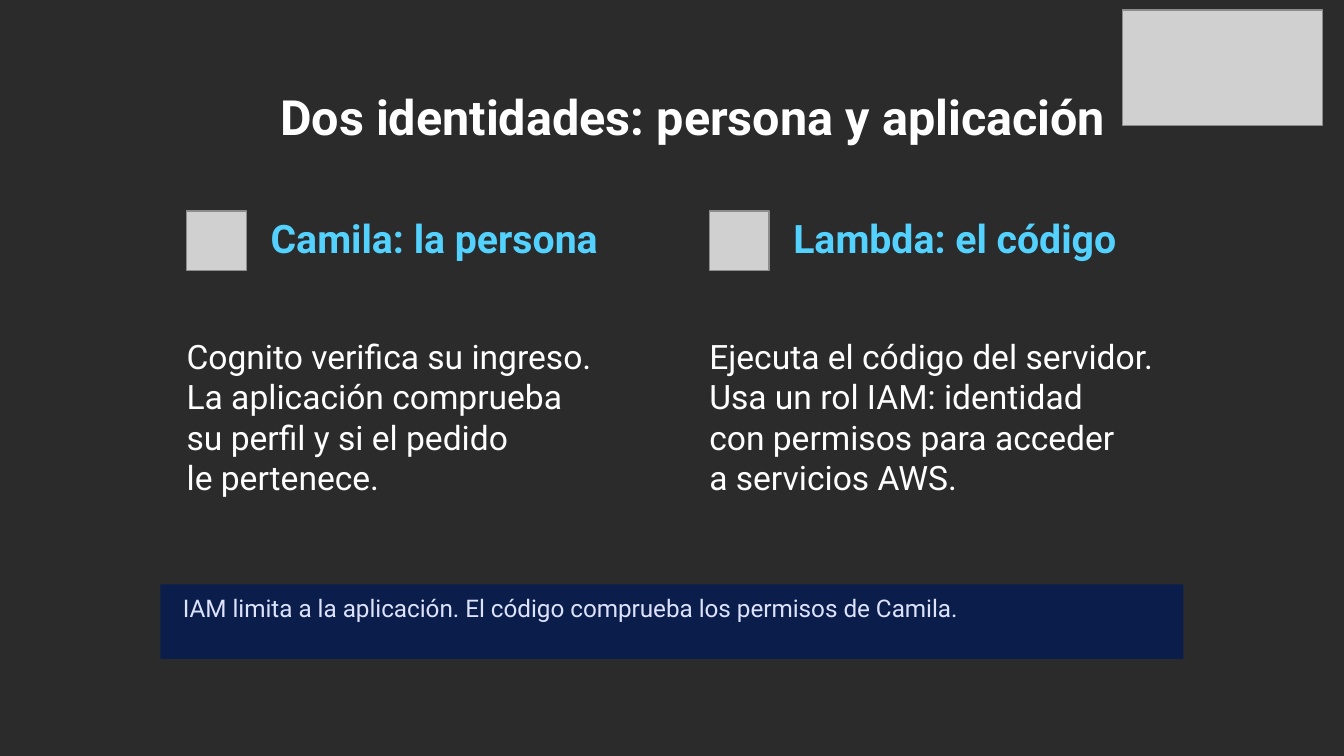
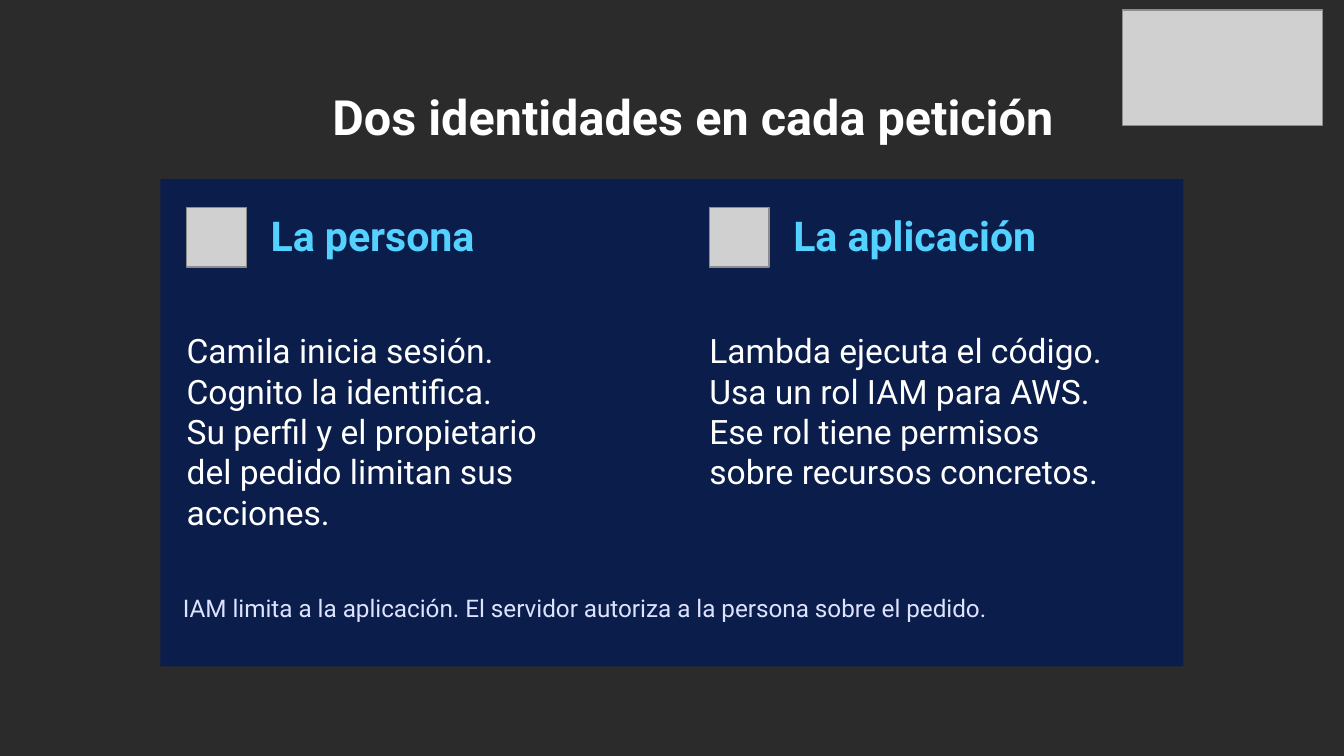
Before and after one commit to dannyfriz/aws-ecommerce-agent-demo, a slide deck: slide 5 of docs/presentaciones/Danny_Friz_SCD_2026_arquitectura_IA.pptx (slide 11 before the commit). Drawn at 1344x756 pixels with LibreOffice and Linux fonts; fonts in the diff are those of the drawing; grey boxes stand for pictures; background and template pictures are left out; a plain dark background stands for a picture behind light text. Boxes give left, top, right and bottom in pixels: in the first picture for what was removed or moved away, otherwise in the second. Text is boxed around its words. In the diff, an @@ line names an element or a change of style, - is before the commit and + after.

Commit message:
docs: alinear la charla con identidad y gobierno de accesos

```diff
--- a/docs/presentaciones/Danny_Friz_SCD_2026_arquitectura_IA.pptx
+++ b/docs/presentaciones/Danny_Friz_SCD_2026_arquitectura_IA.pptx
@@ text at <box>332,98,1054,145</box>: text changed @@
-Dos identidades: persona y aplicación
+Dos identidades en cada petición
@@ rectangle: place and size @@
-rectangle at <box>160,585,1183,660</box>
+rectangle at <box>160,179,1183,665</box>
@@ picture: place and size @@
-picture at <box>187,211,246,270</box>
+picture at <box>187,207,246,266</box>
@@ picture: place and size @@
-picture at <box>710,211,769,270</box>
+picture at <box>710,207,769,266</box>
@@ text at <box>271,222,474,260</box>: text changed; size 21 to 22 pt @@
-Camila: la persona
+La persona
@@ text removed at <box>793,223,1117,261</box> @@
-Lambda: el código
@@ text added at <box>793,220,1037,260</box>, 22 pt, text #53D2FF, bold @@
+La aplicación
@@ text at <box>187,337,537,526</box>: text changed @@
-Cognito verifica su ingreso.
-La aplicación comprueba
-su perfil y si el pedido
-le pertenece.
+Camila inicia sesión.
+Cognito la identifica.
+Su perfil y el propietario
+del pedido limitan sus acciones.
@@ text at <box>709,337,1102,485</box>: text changed @@
-Ejecuta el código del servidor.
-Usa un rol IAM: identidad
-con permisos para acceder
-a servicios AWS.
+Lambda ejecuta el código.
+Usa un rol IAM para AWS.
+Ese rol tiene permisos
+sobre recursos concretos.
@@ text at <box>183,598,986,622</box>: text changed @@
-IAM limita a la aplicación. El código comprueba los permisos de Camila.
+IAM limita a la aplicación. El servidor autoriza a la persona sobre el pedido.
```
Also in this commit, not shown: 15 other slides changed, 11 slides added, 11 slides removed, 6 other files.
